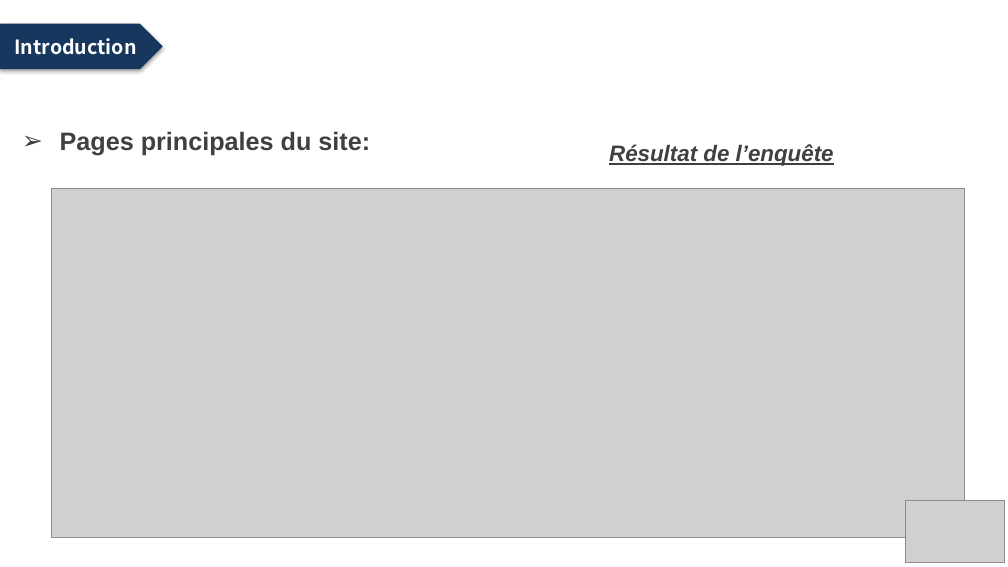
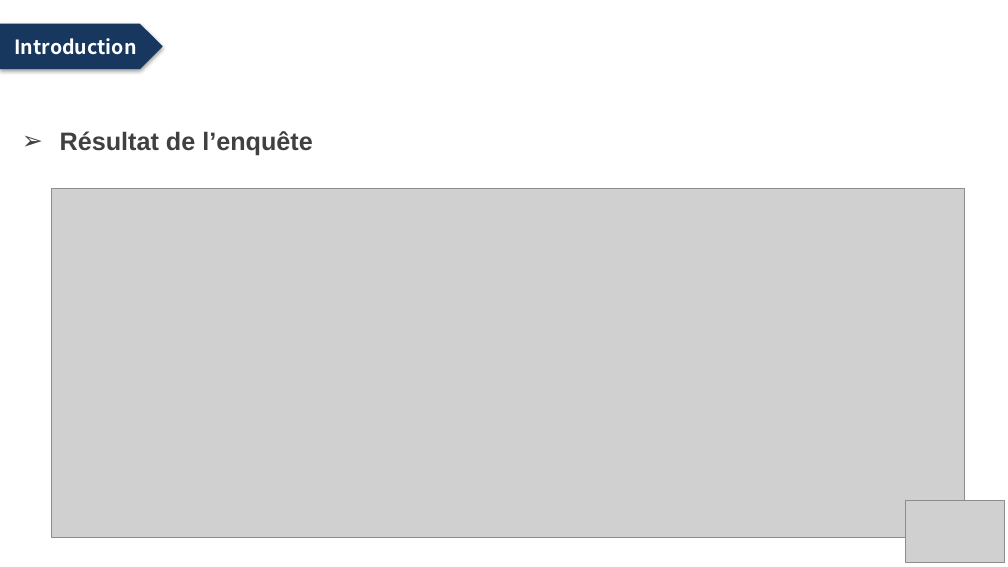
Before and after one commit to zeknoun/yourjob1, a slide deck: slide 4 of Presentation_projetV2.pptx. Drawn at 1008x567 pixels with LibreOffice and Linux fonts; fonts in the diff are those of the drawing; grey boxes stand for pictures; background and template pictures are left out. Boxes give left, top, right and bottom in pixels: in the first picture for what was removed or moved away, otherwise in the second. Text is boxed around its words. In the diff, an @@ line names an element or a change of style, - is before the commit and + after.

```diff
--- a/Presentation_projetV2.pptx
+++ b/Presentation_projetV2.pptx
@@ title at bbox=[60, 131, 313, 156]: text changed @@
-➢ Pages principales du site:
+➢ Résultat de l’enquête
@@ text removed at bbox=[609, 144, 834, 166] @@
-Résultat de l’enquête
```
Also in this commit, not shown: 11 other slides changed.
